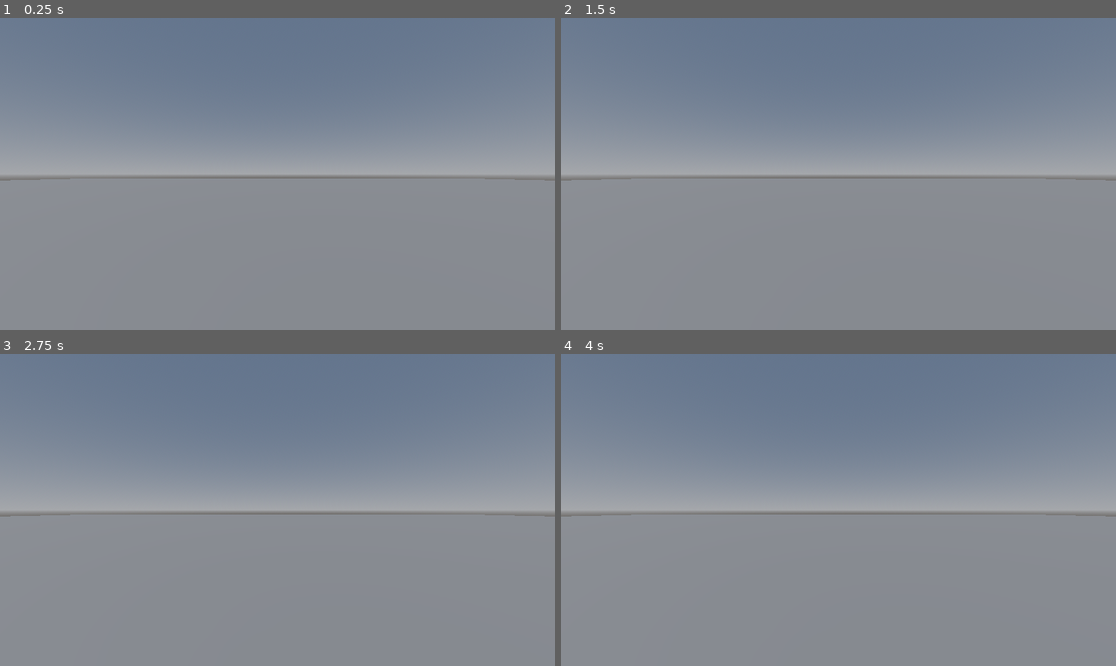
Above: before the commit, frames 1-4 (two rows, left to right).
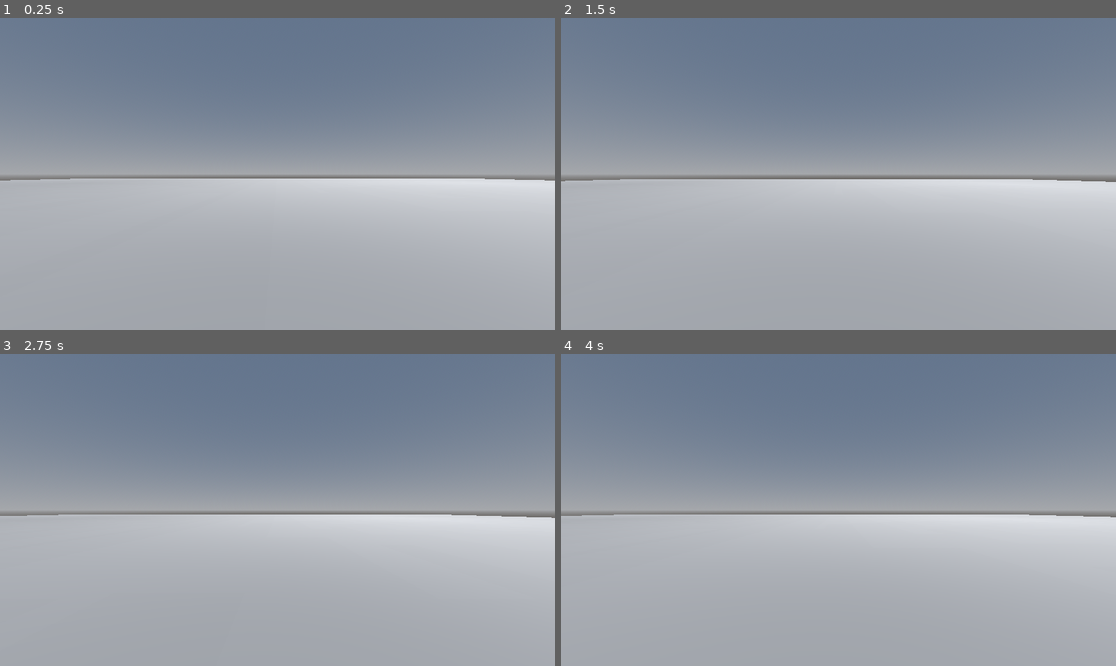
Above: after the commit, the same moments.

Repository: Piggo15/ten-game
Game: Godot game, scene res://Scenes/level_1.tscn
The game is run twice, just before and just after one commit, with the same random seed, the same clock (stepped at 60 frames per second) and the same inputs.
Inputs:
- Up to frame 1 (0.25 s): no input
- Up to frame 2 (1.5 s): tap Enter at 0.5 s; hold D (right) 0.53-1.28 s; tap Space (jump) at 0.6, 0.77, 1.07, 1.35 s; hold S (backward) from 1.28 s (still down)
- Up to frame 3 (2.75 s): tap Space (jump) at 1.52, 1.82, 2, 2.1 s; release S (backward) at 2.03 s; hold D (right) from 2.03 s (still down)
- Up to frame 4 (4 s): release D (right) at 2.78 s; hold W (forward) 2.78-3.53 s; tap Space (jump) at 2.85, 3.02, 3.32, 3.6, 3.77 s; hold A (left) from 3.53 s (still down)

The runs differ from the first frame. In frame 1, 48% of the frame differs, in the area x 0-100%, y 51-100%; in frame 2, 48%; in frame 3, 48%; in frame 4, 48%.

Commit message:
First Day Work Classwork

Diff:
--- /dev/null
+++ b/Materials/Debug-Ground.tres
@@ -0,0 +1,6 @@
+[gd_resource type="StandardMaterial3D" load_steps=2 format=3 uid="uid://dbnf0tc0op76j"]
+
+[ext_resource type="Texture2D" uid="uid://cj8ayinmwjiab" path="res://Textures/Debug_Ground.png" id="1_u71gw"]
+
+[resource]
+albedo_texture = ExtResource("1_u71gw")
--- a/Prefab Scenes/player.tscn
+++ b/Prefab Scenes/player.tscn
@@ -1,13 +1,16 @@
-[gd_scene load_steps=2 format=3 uid="uid://ckhhvh1toi60f"]
+[gd_scene load_steps=3 format=3 uid="uid://cxouty6o3ocgv"]
 
-[sub_resource type="CapsuleShape3D" id="CapsuleShape3D_2gkt0"]
+[ext_resource type="Script" uid="uid://o4w4rkpe4e2p" path="res://Scripts/player.gd" id="1_6wh1l"]
 
-[node name="Player" type="Node3D"]
+[sub_resource type="CapsuleShape3D" id="CapsuleShape3D_d7kb5"]
 
-[node name="Camera3D" type="Camera3D" parent="."]
+[node name="CharacterBody3D" type="CharacterBody3D"]
+script = ExtResource("1_6wh1l")
+
+[node name="CollisionShape3D" type="CollisionShape3D" parent="."]
+shape = SubResource("CapsuleShape3D_d7kb5")
+
+[node name="CameraPosition" type="Node3D" parent="."]
 transform = Transform3D(1, 0, 0, 0, 1, 0, 0, 0, 1, 0, 0.5, 0)
 
-[node name="CharacterBody3D" type="CharacterBody3D" parent="."]
-
-[node name="CollisionShape3D" type="CollisionShape3D" parent="CharacterBody3D"]
-shape = SubResource("CapsuleShape3D_2gkt0")
+[node name="Camera3D" type="Camera3D" parent="CameraPosition"]
--- a/Scenes/level_1.tscn
+++ b/Scenes/level_1.tscn
@@ -1,6 +1,7 @@
-[gd_scene load_steps=7 format=3 uid="uid://c13voxbg0hp5d"]
+[gd_scene load_steps=8 format=3 uid="uid://c13voxbg0hp5d"]
 
-[ext_resource type="PackedScene" uid="uid://ckhhvh1toi60f" path="res://Prefab Scenes/player.tscn" id="1_vk57k"]
+[ext_resource type="Material" uid="uid://dbnf0tc0op76j" path="res://Materials/Debug-Ground.tres" id="1_8ffim"]
+[ext_resource type="PackedScene" uid="uid://cxouty6o3ocgv" path="res://Prefab Scenes/Player.tscn" id="1_vk57k"]
 
 [sub_resource type="ProceduralSkyMaterial" id="ProceduralSkyMaterial_vk57k"]
 
@@ -23,9 +24,6 @@
 [node name="DirectionalLight3D" type="DirectionalLight3D" parent="."]
 transform = Transform3D(0.71721476, 0.47654918, -0.50843275, 0, 0.7296135, 0.68385977, 0.6968522, -0.4904743, 0.52328956, 0, 0, 0)
 
-[node name="Player" parent="." instance=ExtResource("1_vk57k")]
-transform = Transform3D(1, 0, 0, 0, 1, 0, 0, 0, 1, 0, 1, 0)
-
 [node name="StaticBody3D" type="StaticBody3D" parent="."]
 
 [node name="CollisionShape3D" type="CollisionShape3D" parent="StaticBody3D"]
@@ -33,4 +31,7 @@
 
 [node name="MeshInstance3D" type="MeshInstance3D" parent="StaticBody3D"]
 transform = Transform3D(64, 0, 0, 0, 1.005, 0, 0, 0, 64, 0, 0, 0)
+material_override = ExtResource("1_8ffim")
 mesh = SubResource("PlaneMesh_vk57k")
+
+[node name="CharacterBody3D" parent="." instance=ExtResource("1_vk57k")]
--- /dev/null
+++ b/Scripts/player.gd
@@ -0,0 +1,25 @@
+extends CharacterBody3D
+
+@export var speed = 5.0
+@export var jumpVelocity = 4.5
+
+func _physics_process(delta: float) -> void:
+	# Add the gravity.
+	if not is_on_floor():
+		velocity += get_gravity() * delta
+
+	# Handle jump.
+	if Input.is_action_just_pressed("jump") and is_on_floor():
+		velocity.y = jumpVelocity
+
+	# Get the input direction and handle the movement/deceleration.
+	var input_dir := Input.get_vector("left", "right", "forward", "backward")
+	var direction := (transform.basis * Vector3(input_dir.x, 0, input_dir.y)).normalized()
+	if direction:
+		velocity.x = direction.x * speed
+		velocity.z = direction.z * speed
+	else:
+		velocity.x = move_toward(velocity.x, 0, speed)
+		velocity.z = move_toward(velocity.z, 0, speed)
+
+	move_and_slide()
Not shown, added: Scripts/player.gd.uid
Binary file added: Textures/Debug_Ground.png
Not shown, added: Textures/Debug_Ground.png.import
